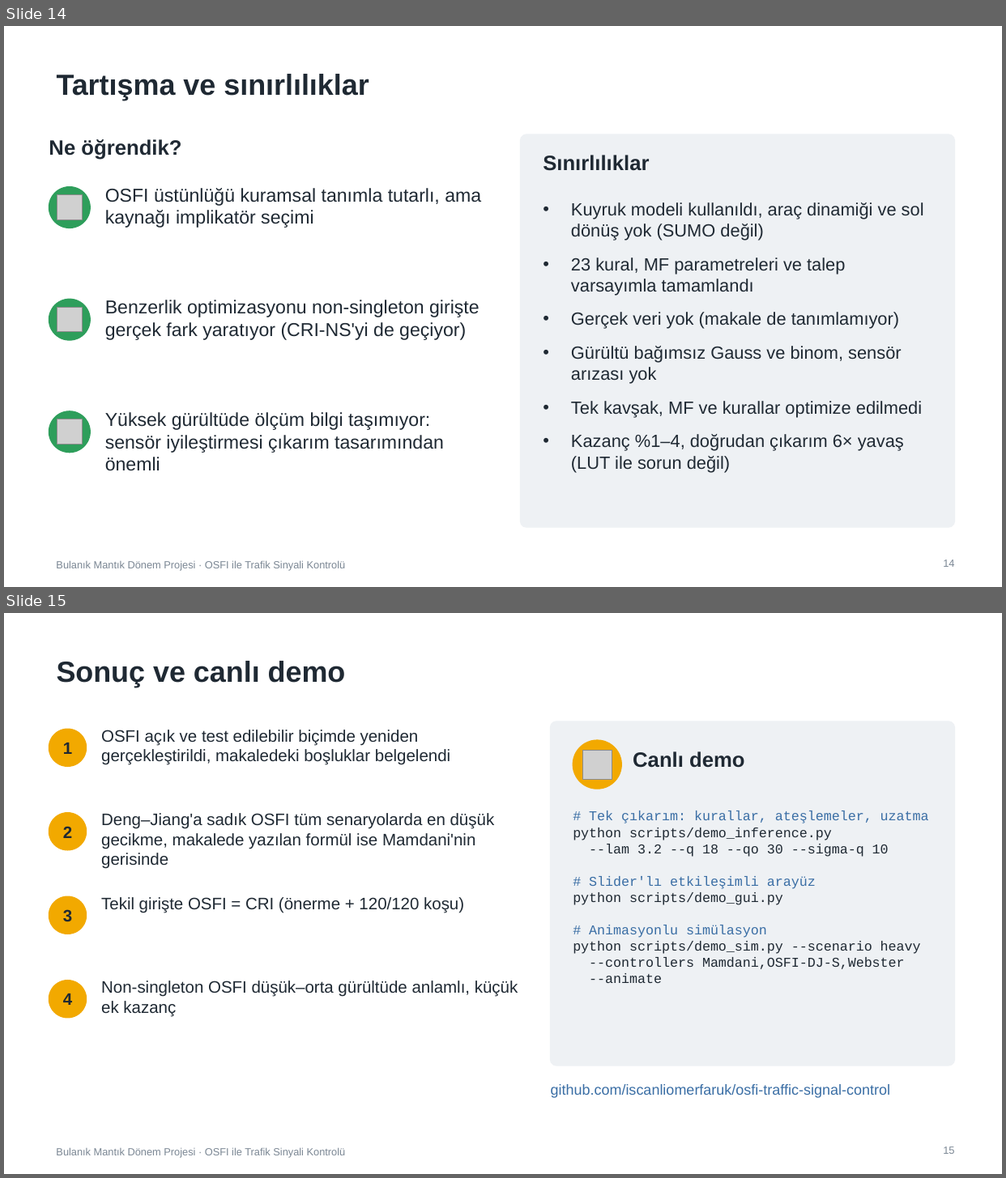
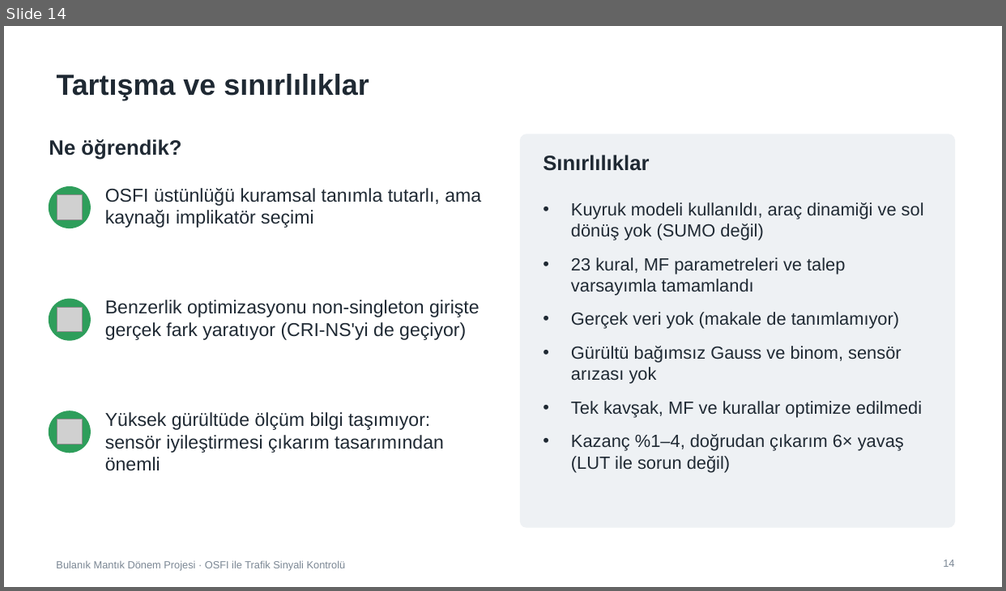
Before and after one commit to iscanliomerfaruk/osfi-traffic-signal-control, a slide deck: presentation/OSFI_Sunum.pptx. Shown one above the other, each under a label of ours: slides 14 and 15 before the commit, slide 14 after it. The pictures are 1006x1178 and 1006x591 pixels, drawn with LibreOffice and Linux fonts; fonts in the diff are those of the drawing; grey boxes stand for pictures. Boxes give left, top, right and bottom in pixels: in the first picture for what was removed or moved away, otherwise in the second. Text is boxed around its words. In the diff, an @@ line names an element or a change of style, - is before the commit and + after.

```diff
--- a/presentation/OSFI_Sunum.pptx
+++ b/presentation/OSFI_Sunum.pptx
@@ slide 15 removed at (4,613,1002,1174), background #FFFFFF; not listed: 1 template element that a slide beside it also shows @@
@@ title removed at (57,661,346,688) @@
-Sonuç ve canlı demo
@@ ellipse removed at (49,729,87,766) @@
@@ text removed at (101,730,450,765) @@
-OSFI açık ve test edilebilir biçimde yeniden gerçekleştirildi, makaledeki boşluklar belgelendi
@@ rounded rectangle removed at (551,722,955,1066) @@
@@ text removed at (63,743,72,754) @@
-1
@@ ellipse removed at (573,740,621,789) @@
@@ picture removed at (582,750,612,779) @@
@@ text removed at (633,752,744,768) @@
-Canlı demo
@@ ellipse removed at (49,813,87,850) @@
@@ text removed at (63,826,72,838) @@
-2
@@ text removed at (101,813,495,869) @@
-Deng–Jiang'a sadık OSFI tüm senaryolarda en düşük gecikme, makalede yazılan formül ise Mamdani'nin gerisinde
@@ text removed at (573,811,929,983) @@
-# Tek çıkarım: kurallar, ateşlemeler, uzatma
-python scripts/demo_inference.py
---lam 3.2 --q 18 --qo 30 --sigma-q 10
-# Slider'lı etkileşimli arayüz
-python scripts/demo_gui.py
-# Animasyonlu simülasyon
-python scripts/demo_sim.py --scenario heavy
---controllers Mamdani,OSFI-DJ-S,Webster
---animate
@@ ellipse removed at (49,897,87,934) @@
@@ text removed at (101,897,464,914) @@
-Tekil girişte OSFI = CRI (önerme + 120/120 koşu)
@@ text removed at (63,909,72,922) @@
-3
@@ ellipse removed at (49,981,87,1018) @@
@@ text removed at (63,994,72,1005) @@
-4
@@ text removed at (101,981,518,1017) @@
-Non-singleton OSFI düşük–orta gürültüde anlamlı, küçük ek kazanç
@@ text removed at (551,1084,890,1098) @@
-github.com/iscanliomerfaruk/osfi-traffic-signal-control
@@ page number removed at (943,1147,954,1154) @@
-15
```
Also in this commit, not shown: 7 slides changed, 1 slide added, 1 other file.
